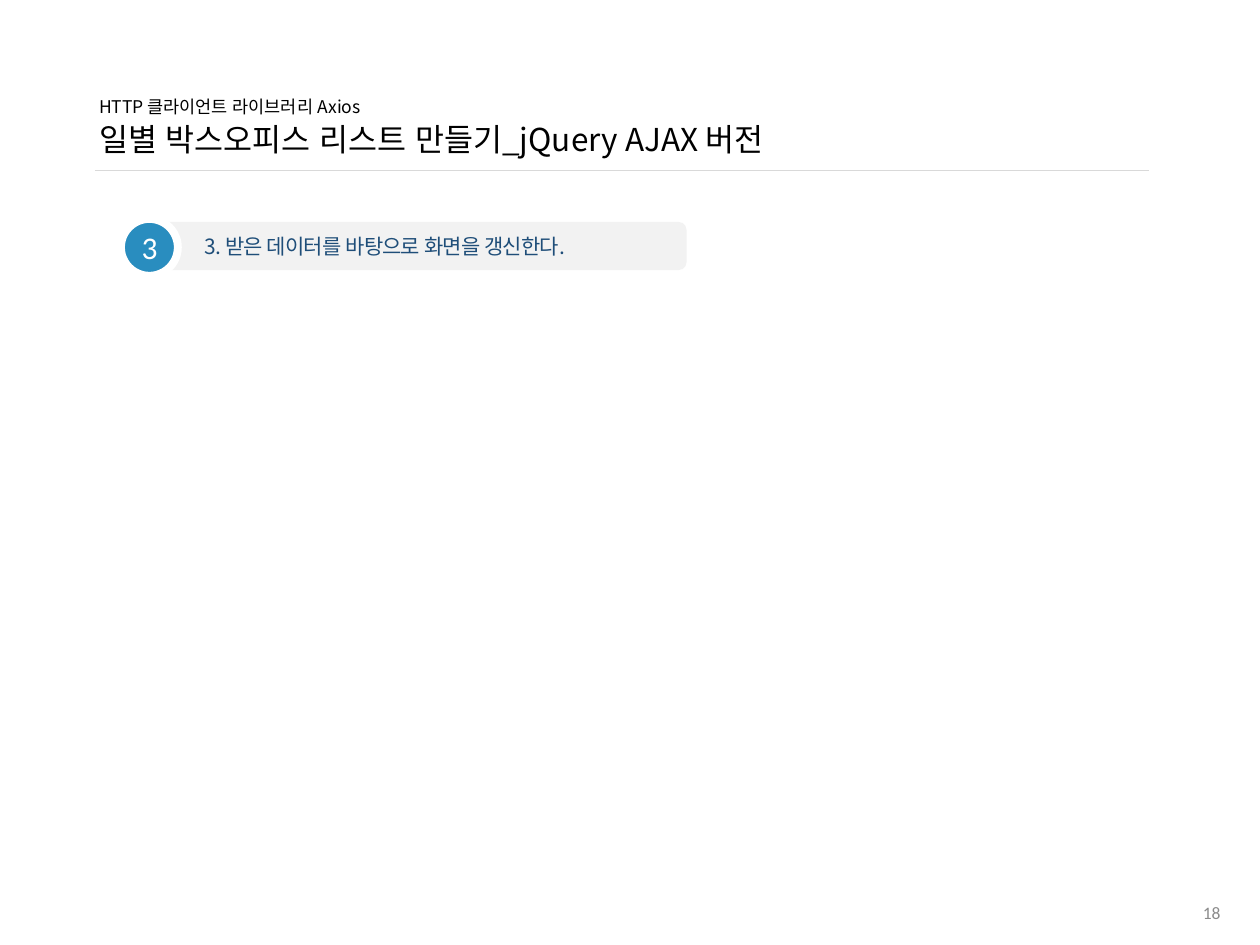
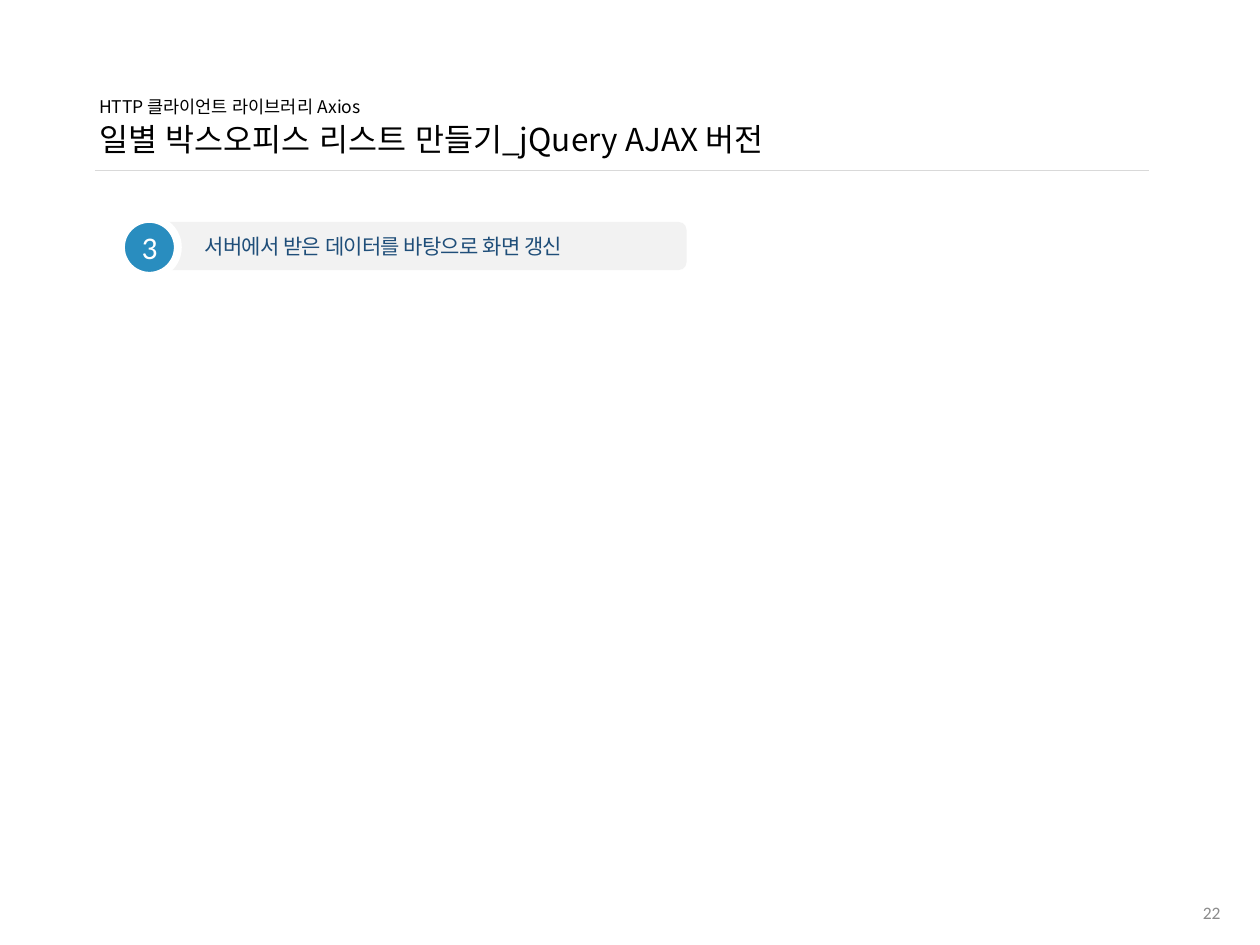
Before and after one commit to ddowon/vueStudy, a slide deck: slide 23 of 01.참고자료/191104_HTTP 클라이언트 라이브러리 Axios.pptx (slide 19 before the commit). Drawn at 1260x945 pixels with LibreOffice and Linux fonts; fonts in the diff are those of the drawing; background and template pictures are left out. Boxes give left, top, right and bottom in pixels: in the first picture for what was removed or moved away, otherwise in the second. Text is boxed around its words. In the diff, an @@ line names an element or a change of style, - is before the commit and + after.

Commit message:
11월 4일 11차 Axios 스터디 자료 업데이트

```diff
--- a/01.참고자료/191104_HTTP 클라이언트 라이브러리 Axios.pptx
+++ b/01.참고자료/191104_HTTP 클라이언트 라이브러리 Axios.pptx
@@ text in rounded rectangle at <box>205,236,563,256</box>: text changed @@
-3. 받은 데이터를 바탕으로 화면을 갱신한다.
+서버에서 받은 데이터를 바탕으로 화면 갱신
@@ page number at <box>1203,908,1221,919</box>: text changed @@
-18
+22
```
Also in this commit, not shown: 8 other slides changed, 5 slides added.
